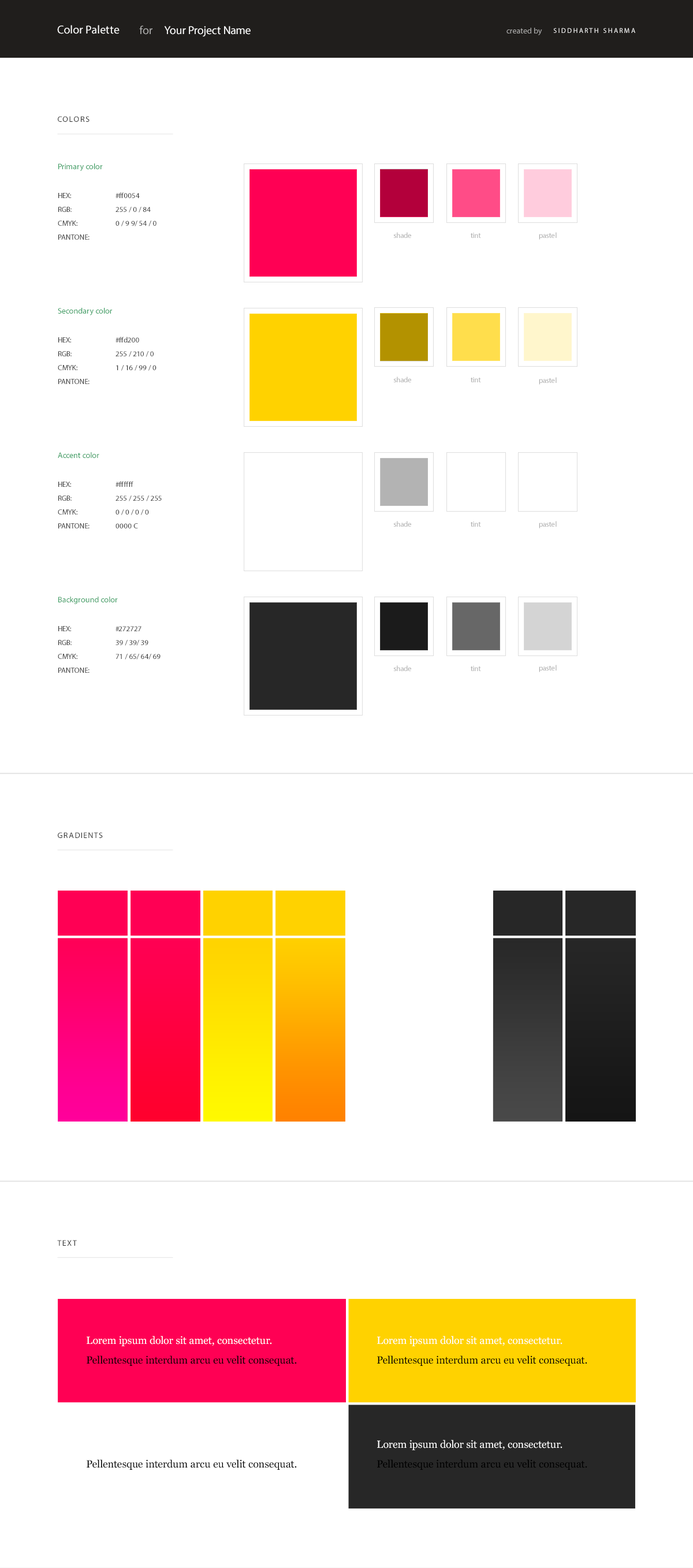
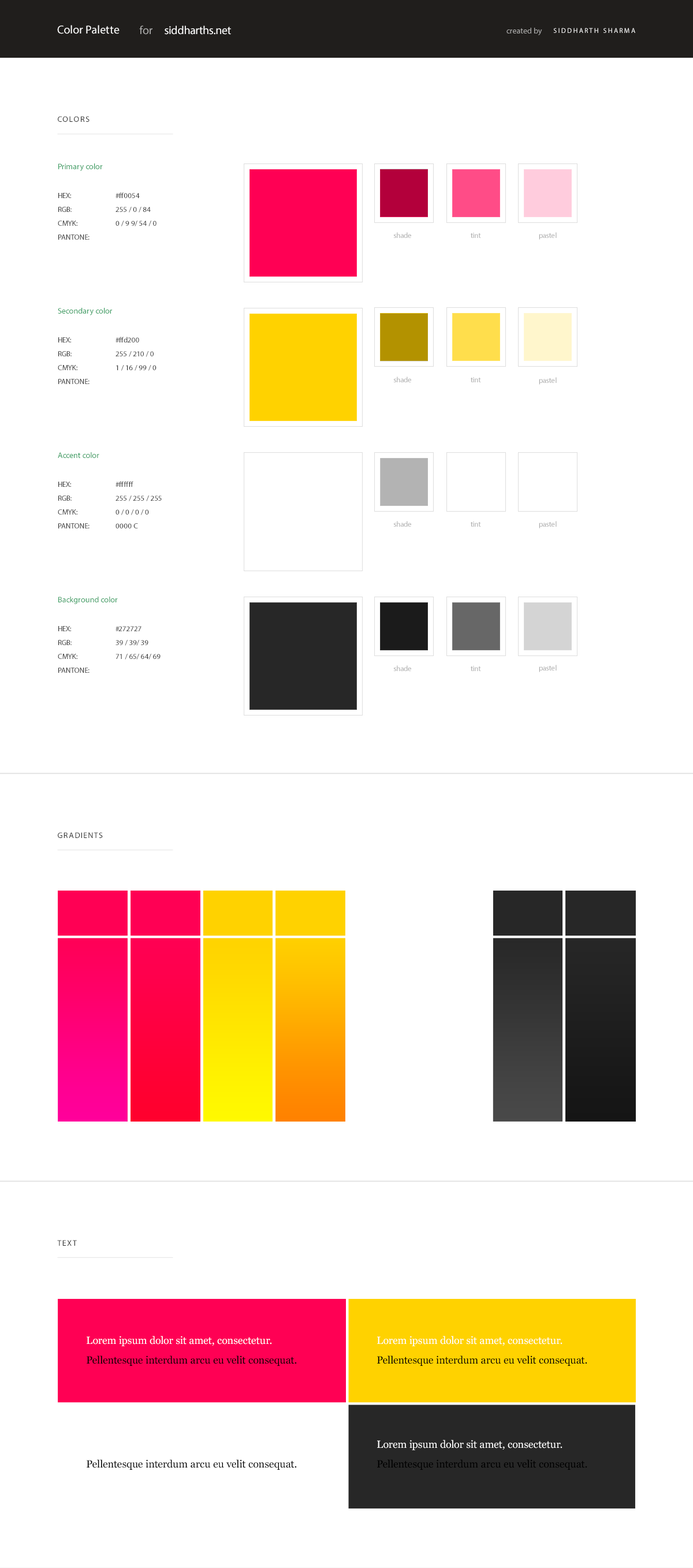
Revision of a layered 693 × 1568 image; what changed, layer by layer:
renamed "Your Project Name" to "siddharths.net", painted on it over [164, 25, 251, 37]
